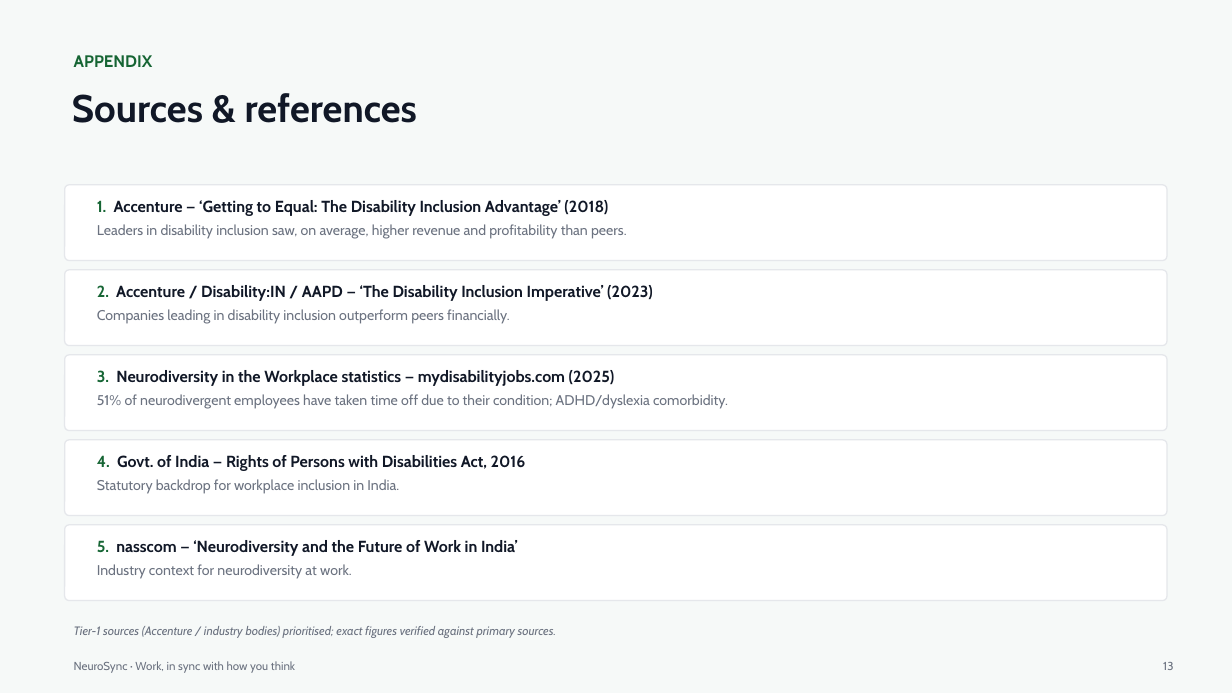
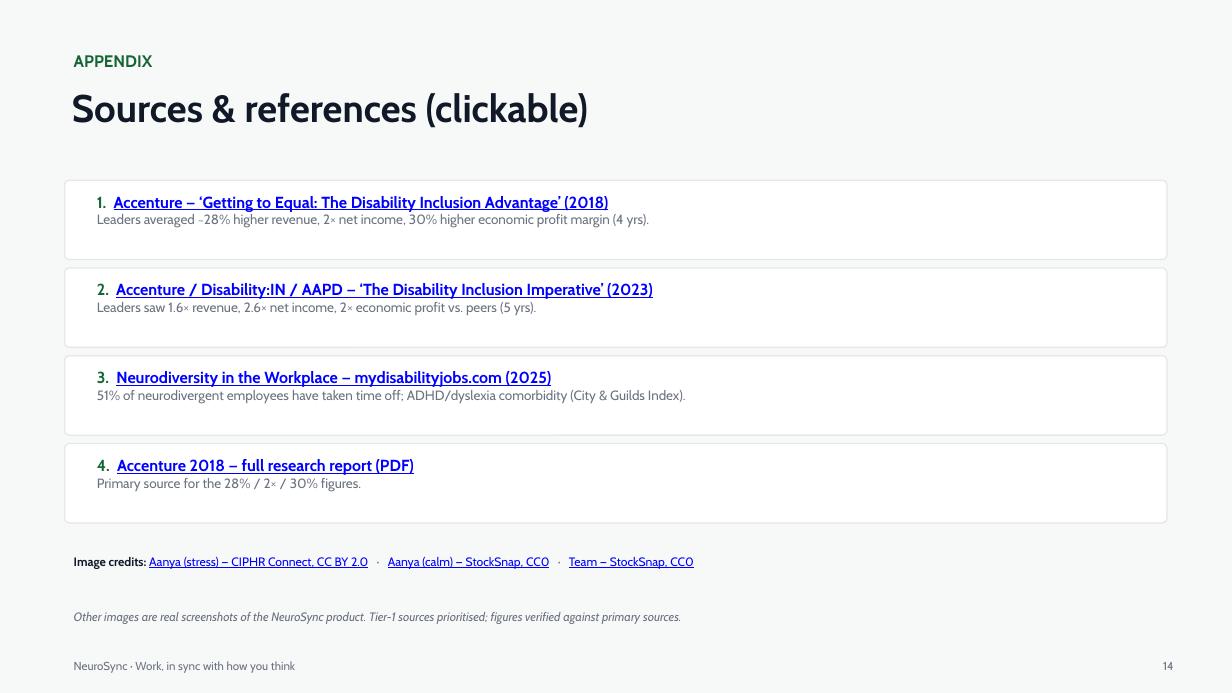
Before and after one commit to kumarsaransh55/NeuroSync, a slide deck: slide 14 of docs/NeuroSync-Final-Deck.pptx (slide 13 before the commit). Drawn at 1232x693 pixels with LibreOffice and Linux fonts; fonts in the diff are those of the drawing. Boxes give left, top, right and bottom in pixels: in the first picture for what was removed or moved away, otherwise in the second. Text is boxed around its words. In the diff, an @@ line names an element or a change of style, - is before the commit and + after.

```diff
--- a/docs/NeuroSync-Final-Deck.pptx
+++ b/docs/NeuroSync-Final-Deck.pptx
@@ text at [72,93,588,128]: text changed @@
-Sources & references
+Sources & references (clickable)
@@ rounded rectangle: place and size @@
-rounded rectangle at [65,185,1167,261]
+rounded rectangle at [65,180,1167,260]
@@ text at [97,196,608,212]: text colour #111827 to #0000FF, underline on in "Accenture — ‘Getting to Equal: The Disability ..."; less space between paragraphs @@
@@ text at [97,214,650,228]: text changed; size 11 to 10.5 pt @@
-Leaders in disability inclusion saw, on average, higher revenue and profitability than peers.
+Leaders averaged ~28% higher revenue, 2× net income, 30% higher economic profit margin (4 yrs).
@@ text at [97,283,653,299]: text colour #111827 to #0000FF, underline on in "Accenture / Disability:IN / AAPD — ‘The ..."; less space between paragraphs @@
@@ text at [97,302,537,315]: text changed; size 11 to 10.5 pt @@
-Companies leading in disability inclusion outperform peers financially.
+Leaders saw 1.6× revenue, 2.6× net income, 2× economic profit vs. peers (5 yrs).
@@ rounded rectangle: place and size @@
-rounded rectangle at [65,355,1167,431]
+rounded rectangle at [65,356,1167,435]
@@ text at [97,371,686,403]: text changed; size 11 to 10.5 pt @@
-3. Neurodiversity in the Workplace statistics — mydisabilityjobs.com (2025)
-51% of neurodivergent employees have taken time off due to their condition; ADHD/dyslexia comorbidity.
+3. Neurodiversity in the Workplace — mydisabilityjobs.com (2025)
+51% of neurodivergent employees have taken time off; ADHD/dyslexia comorbidity (City & Guilds Index).
@@ rounded rectangle: place and size @@
-rounded rectangle at [65,440,1167,516]
+rounded rectangle at [65,444,1167,523]
@@ text removed at [97,455,526,494] @@
-4. Govt. of India — Rights of Persons with Disabilities Act, 2016
-Statutory backdrop for workplace inclusion in India.
@@ text added at [97,459,414,491], 12.5 pt, text #0000FF, bold @@
+4. Accenture 2018 — full research report (PDF)
+Primary source for the 28% / 2× / 30% figures.
@@ rounded rectangle removed at [65,525,1167,601] @@
@@ text added at [74,557,694,569], 9.5 pt, text #0000FF, underline @@
+Image credits: Aanya (stress) — CIPHR Connect, CC BY 2.0 · Aanya (calm) — StockSnap, CC0 · Team — StockSnap, CC0
@@ text removed at [97,540,518,579] @@
-5. nasscom — ‘Neurodiversity and the Future of Work in India’
-Industry context for neurodiversity at work.
@@ text at [74,612,681,624]: text changed @@
-Tier-1 sources (Accenture / industry bodies) prioritised; exact figures verified against primary sources.
+Other images are real screenshots of the NeuroSync product. Tier-1 sources prioritised; figures verified against primary sources.
@@ text at [1163,662,1174,670]: text changed @@
-13
+14
```
Also in this commit, not shown: 10 other slides changed, 1 slide added, 6 other files.
